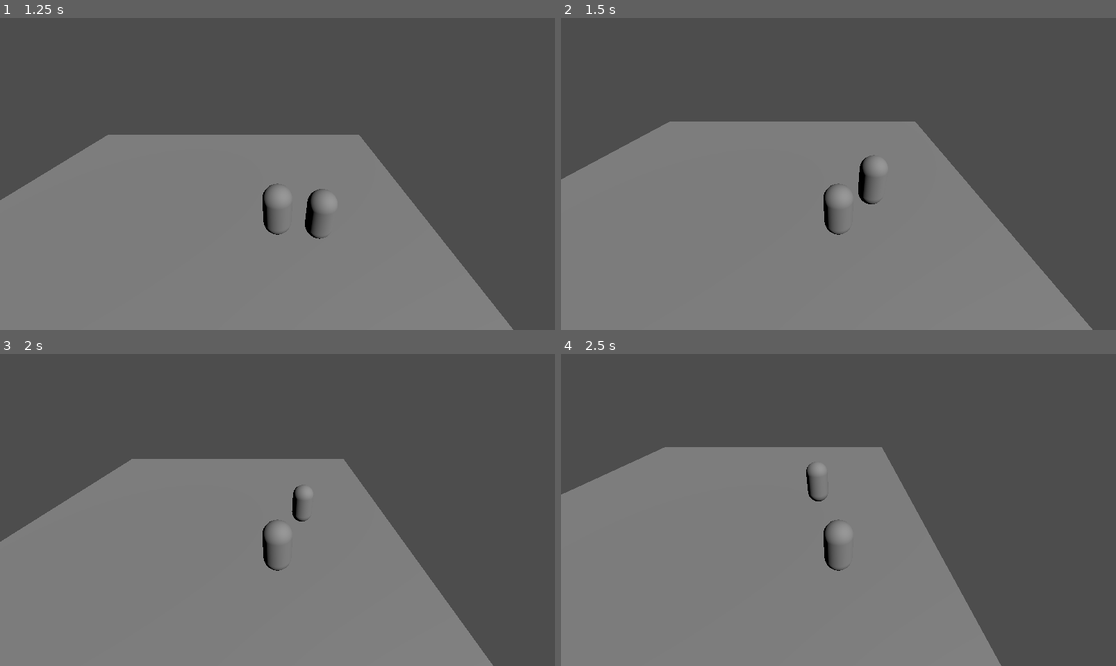
Above: before the commit, frames 1-4 (two rows, left to right).
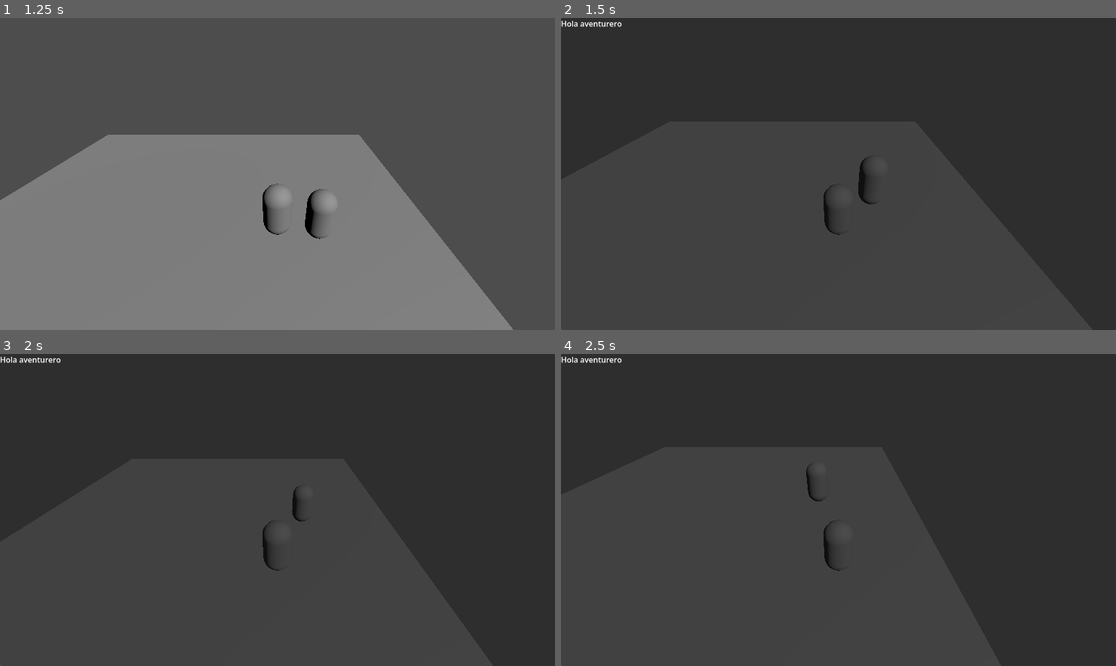
Above: after the commit, the same moments.

Repository: horangelmillan/godot_proyect
Game: Godot game, scene res://Main.tscn
Two runs of this game, one before a commit and one after it. Both use one fixed random seed, a clock stepped at 60 frames per second and the inputs below.
Inputs:
- Up to frame 1 (1.25 s): tap Enter (ui_accept) at 0.5, 0.77 s; hold Right (ui_right) from 0.53 s (still down); tap E (interact) at 0.6 s
- Up to frame 2 (1.5 s): release Right (ui_right) at 1.28 s; hold Down (ui_down) from 1.28 s (still down); tap E (interact) at 1.35 s
- Up to frame 3 (2 s): keep holding Down (ui_down); tap Enter (ui_accept) at 1.52 s
- Up to frame 4 (2.5 s): release Down (ui_down) at 2.03 s; hold Right (ui_right) from 2.03 s (still down); tap E (interact) at 2.1 s

Frame 1 is identical in both runs. In frame 2, 100% of the frame differs, in the area x 0-100%, y 0-100%; in frame 3, 100%; in frame 4, 100%.

Commit message:
Basic dialogue system

Diff:
--- a/nuevo-proyecto-de-juego/Main.tscn
+++ b/nuevo-proyecto-de-juego/Main.tscn
@@ -3,6 +3,7 @@
 [ext_resource type="Script" uid="uid://d06w4qwkvwj2l" path="res://player.gd" id="1_glv2v"]
 [ext_resource type="Script" uid="uid://btu4usn7nbpud" path="res://camera_3d.gd" id="2_uu6xs"]
 [ext_resource type="Script" uid="uid://dlpwcs3vfh3lu" path="res://npc.gd" id="3_r0du0"]
+[ext_resource type="Script" uid="uid://dxok7c8h4ie1t" path="res://ui.gd" id="4_cm0pq"]
 
 [sub_resource type="PhysicsMaterial" id="PhysicsMaterial_glv2v"]
 
@@ -58,3 +59,20 @@
 
 [node name="CollisionShape3D" type="CollisionShape3D" parent="NPC" unique_id=1811800946]
 shape = SubResource("CapsuleShape3D_r0du0")
+
+[node name="UI" type="CanvasLayer" parent="." unique_id=234785316 groups=["ui"]]
+script = ExtResource("4_cm0pq")
+
+[node name="DialogueBox" type="Panel" parent="UI" unique_id=1635511124]
+visible = false
+anchors_preset = 15
+anchor_right = 1.0
+anchor_bottom = 1.0
+grow_horizontal = 2
+grow_vertical = 2
+
+[node name="DialogueText" type="Label" parent="UI/DialogueBox" unique_id=575159867]
+layout_mode = 0
+offset_right = 40.0
+offset_bottom = 23.0
+text = "Hola Aventurero"
--- a/nuevo-proyecto-de-juego/npc.gd
+++ b/nuevo-proyecto-de-juego/npc.gd
@@ -1,4 +1,8 @@
 extends CharacterBody3D
 
 func interact():
-	print("Hola aventurero")
+
+	var ui = get_tree().get_first_node_in_group("ui")
+
+	if ui:
+		ui.show_dialogue("Hola aventurero")
--- a/nuevo-proyecto-de-juego/player.gd
+++ b/nuevo-proyecto-de-juego/player.gd
@@ -1,10 +1,8 @@
 extends CharacterBody3D
-
 
 const SPEED = 5.0
 const JUMP_VELOCITY = 4.5
 var interaction_distance = 1.5
-
 
 func _physics_process(delta: float) -> void:
 	# Add the gravity.
--- /dev/null
+++ b/nuevo-proyecto-de-juego/ui.gd
@@ -0,0 +1,13 @@
+extends CanvasLayer
+
+@onready var dialogue_box = $DialogueBox
+@onready var dialogue_text = $DialogueBox/DialogueText
+
+func show_dialogue(text):
+
+	dialogue_text.text = text
+	dialogue_box.visible = true
+
+func hide_dialogue():
+
+	dialogue_box.visible = false
Not shown, added: nuevo-proyecto-de-juego/ui.gd.uid
